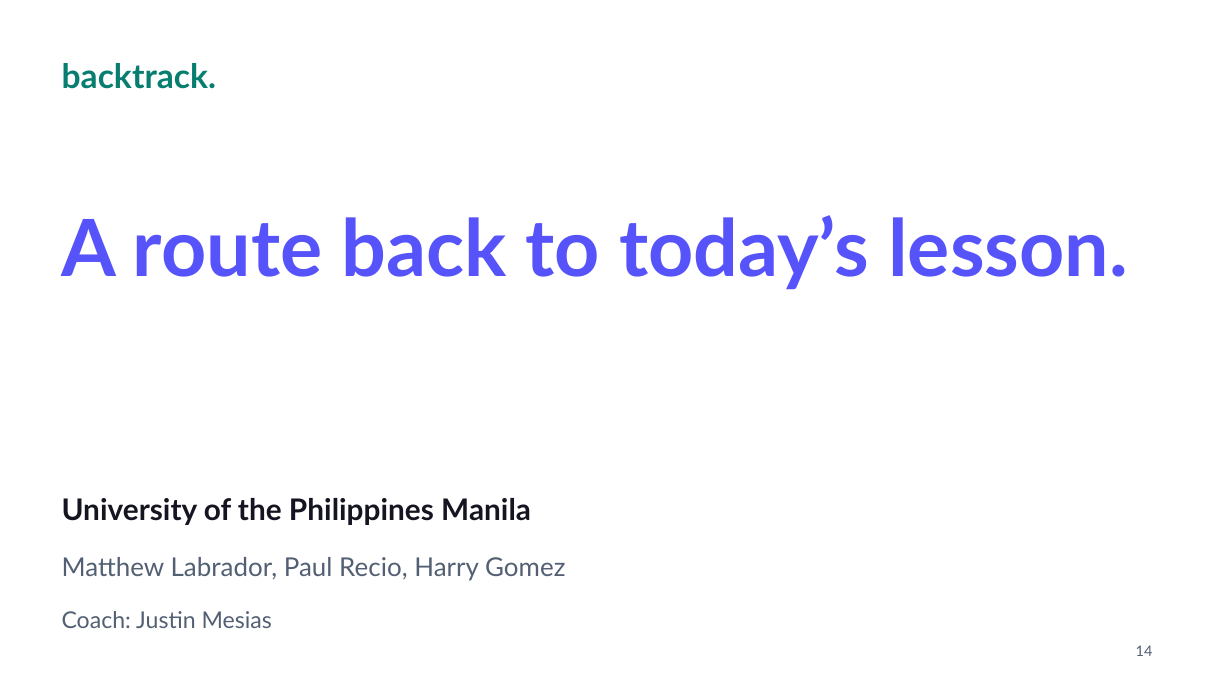
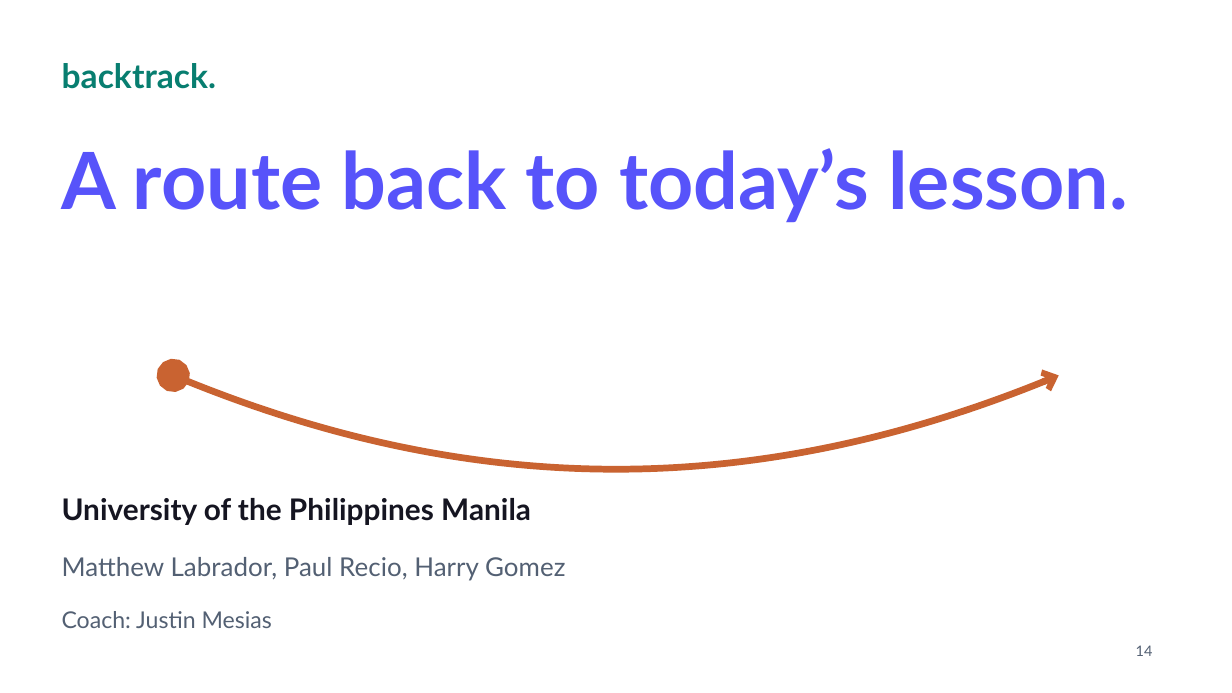
Before and after one commit to KhanAcademy-Backtrack/KhanAcademy-Backtrack-Demo, a slide deck: slide 14 of output/BACKTRACK_KEIC_2026.pptx. Drawn at 1232x693 pixels with LibreOffice and Linux fonts; fonts in the diff are those of the drawing; background and template pictures are left out. Boxes give left, top, right and bottom in pixels: in the first picture for what was removed or moved away, otherwise in the second. Text is boxed around its words. In the diff, an @@ line names an element or a change of style, - is before the commit and + after.

```diff
--- a/output/BACKTRACK_KEIC_2026.pptx
+++ b/output/BACKTRACK_KEIC_2026.pptx
@@ text "A route back to today’s ...": place and size @@
-text "A route back to today’s ..." at bbox=[62, 215, 1128, 289]
+text "A route back to today’s ..." at bbox=[62, 148, 1128, 222]
@@ freeform shape added at bbox=[174, 375, 1059, 468], outline #C96331 5.25 pt @@
```
Also in this commit, not shown: 2 other slides changed, 1 slide added, 1 slide removed, 2 other files.
